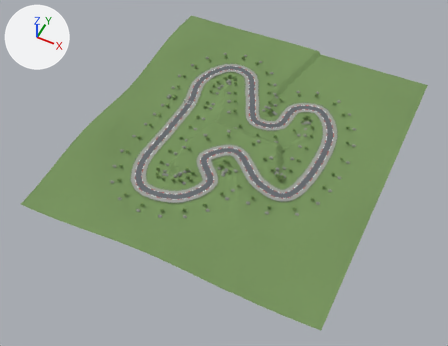
One commit to the Blender file Art/Blender/Models/course_ridge.blend: the scene before it, then after it.
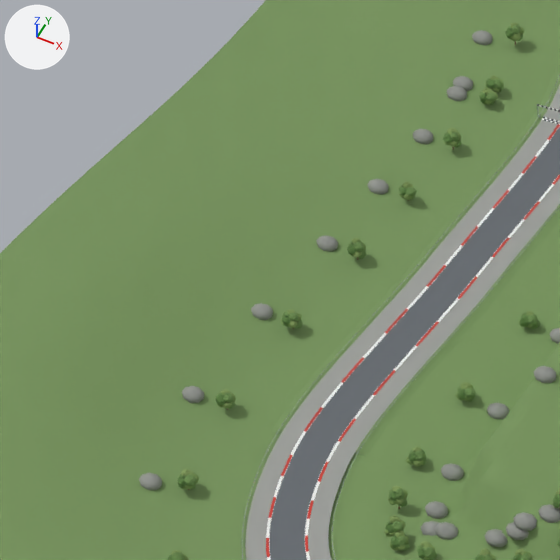
Old and new are each drawn whole from a 50 mm camera at (589.0, -988.0, 1032.0) aimed at (163.0, -136.0, -33.0) and again close up on the part from 20% to 42% of the width and 23% to 52% of the height. Arrows for +X, +Y and +Z are at upper left; the lights stay in place. The first two pictures are the older version.

Names of what the first close-up shows: 'Continuous landscape', 'Graded road verge', 'Graded road verge.001', 'Grey shoulder', 'Grey shoulder.001', 'Road', 'White kerb', 'White kerb.001' and 76 more.
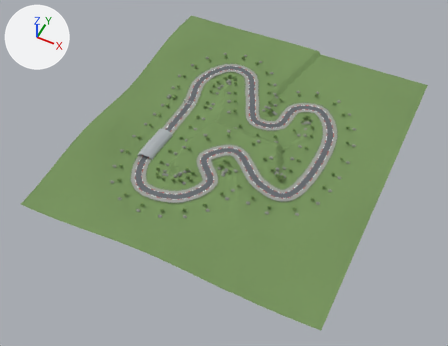
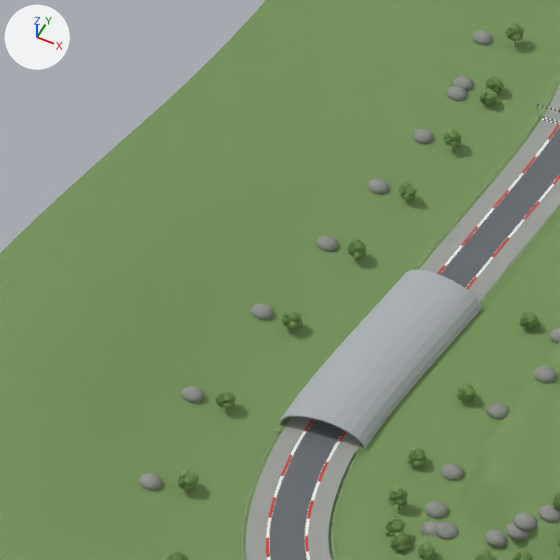
What changed in the scene script:
```text
Add me_mountain_tunnel_vault:
    me_mountain_tunnel_vault.from_pydata(...)  # 325 vertices, 288 faces; spans x -22.0..18.7, y -209.4..-113.8, z 6.1..16.8
    me_mountain_tunnel_vault.materials.append(mat_concrete)  # grey #aaafb3
Add ob_mountain_tunnel_vault:
    ob_mountain_tunnel_vault = bpy.data.objects.new('Mountain tunnel vault', me_mountain_tunnel_vault)
    ob_mountain_tunnel_vault.location = (0.0, 0.0, 0.0)
    _m = ob_mountain_tunnel_vault.modifiers.new('Tunnel shell thickness', 'SOLIDIFY')
    _m.thickness = 0.65
```

What differs and where, as boxes (x1, y1, x2, y2) in the close-ups (560 x 560 px):
'Mountain tunnel vault', added: after (279, 270, 482, 449)
